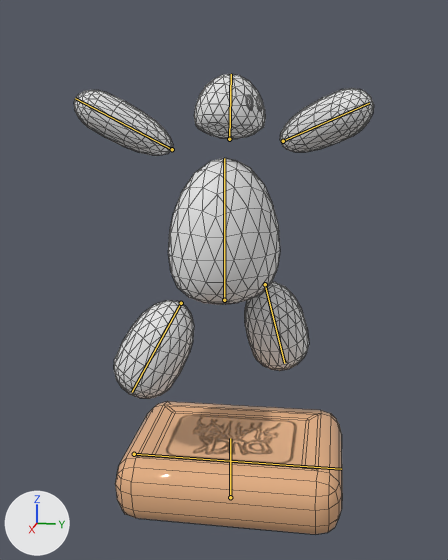
One commit to the Blender file gamejam2025/_3d/player.blend: the scene before it, then after it.
Rendered twice from a camera (50 mm lens) standing at (8.35, 1.57, 5.54) and looking at (-0.05, -0.12, 3.43). Arrows for +X, +Y and +Z are at lower left; the lights stay in place. Both versions are drawn at frame 70 of the action 'CubeAction'; the numbers are the values there. The bones that bend it are drawn over the model as lines. Mesh edges are drawn as thin lines.

In view in the first picture: 'BubbleBoy', 'Soap'.
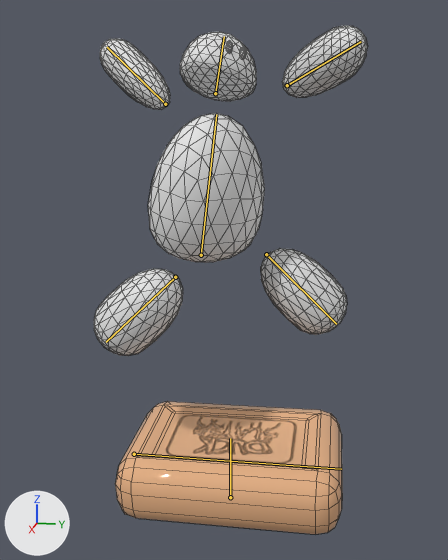
What differs and where, as boxes [x1, y1, x2, y2] in the pictures (448 x 560 px):
'BubbleBoy', posed (9% narrower)
    before: [74, 74, 374, 398]
    after: [94, 26, 368, 356]
bone 'Spine', root to tip
    before: (224, 300) to (224, 158)
    after: (201, 255) to (216, 114)
bone 'Leg_R', root to tip
    before: (181, 303) to (132, 392)
    after: (175, 277) to (106, 342)
bone 'Hand_R', root to tip
    before: (172, 149) to (75, 98)
    after: (165, 104) to (107, 47)
bone 'Head', root to tip
    before: (229, 139) to (231, 74)
    after: (215, 93) to (224, 36)
bone 'Leg_L', root to tip
    before: (265, 284) to (284, 363)
    after: (266, 254) to (336, 324)
bone 'Hand_L', root to tip
    before: (283, 141) to (369, 103)
    after: (287, 85) to (361, 41)

The edits, one by one:
Bone 'Spine' (bone_spine) moves from (-0.064, 1.987, 0.104) to (-0.135, 2.618, 0.461).
Bone 'Spine' (bone_spine) turns from (0, 43, 0) to (-11, 39, -18) degrees about its own x, y and z.
Bone 'Leg_R' (bone_leg_r) moves from (0.386, -1.406, -0.399) to (0.461, -1.78, -0.505).
Bone 'Leg_R' (bone_leg_r) turns from (-25, -39, 8) to (-48, -34, 34) degrees about its own x, y and z.
Bone 'Hand_R' (bone_hand_r) moves from (-0.112, -2.064, -1.009) to (-0.142, -2.613, -1.277).
Bone 'Hand_R' (bone_hand_r) turns from (-98, -8, -9) to (-119, 15, -28) degrees about its own x, y and z.
Bone 'Head' (bone_head) moves from (-0.146, 2.428, 0.054) to (-0.082, 3.016, 0.233).
Bone 'Head' (bone_head) turns from (-1, 61, 2) to (-4, 41, 24) degrees about its own x, y and z.
Bone 'Leg_L' (bone_leg_l) moves from (-0.355, -1.565, 0.228) to (-0.45, -1.981, 0.289).
Bone 'Leg_L' (bone_leg_l) turns from (3, -44, 16) to (47, -36, -25) degrees about its own x, y and z.
Bone 'Hand_L' (bone_hand_l) moves from (-0.148, -2.234, 0.872) to (-0.178, -2.9, 1.123).
Bone 'Hand_L' (bone_hand_l) turns from (69, -33, -150) to (48, -26, -120) degrees about its own x, y and z.
